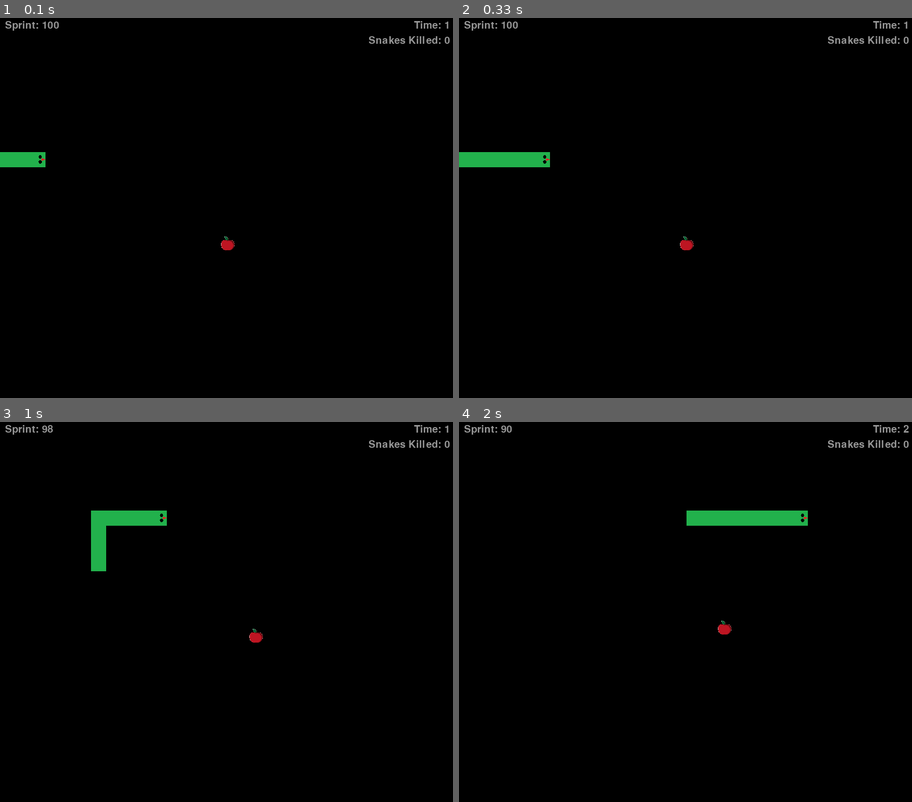
Above: before the commit, frames 1-4 (two rows, left to right).
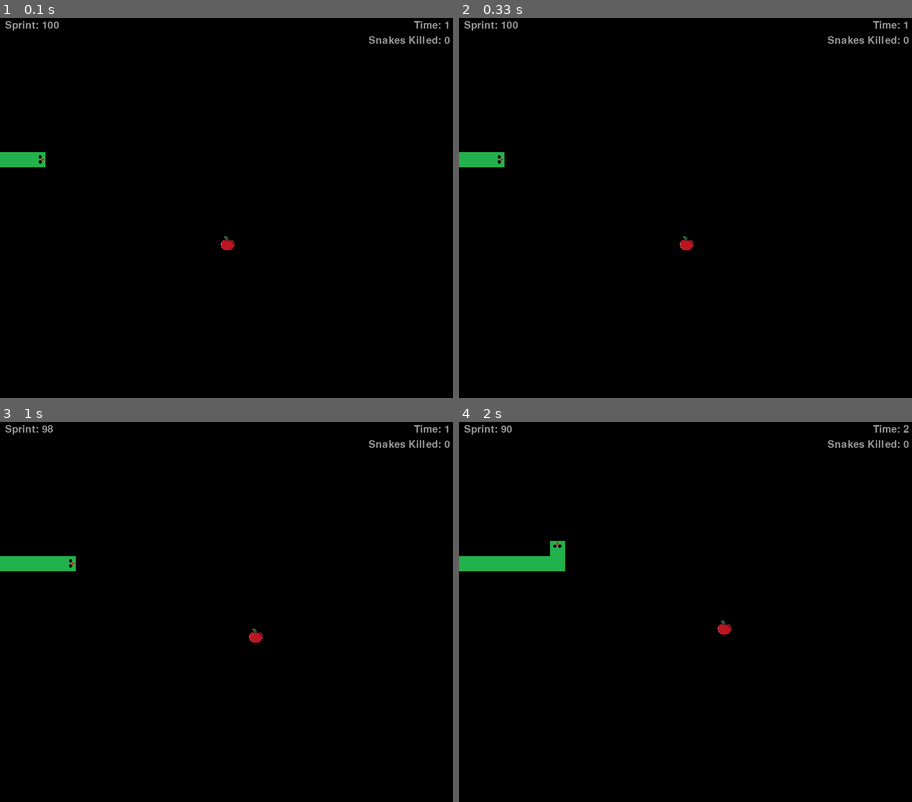
Above: after the commit, the same moments.

Repository: lorinzzz/cursed-snake-game
Game: pygame game, started from main.py
Same seed, same stepped clock (60 frames per second), same inputs: the game is played once before the commit and once after it.
Inputs:
- Up to frame 1 (0.1 s): no input
- Up to frame 2 (0.33 s): no input
- Up to frame 3 (1 s): hold D 0.33-0.8 s; hold W from 0.83 s (still down); tap Shift at 0.9 s
- Up to frame 4 (2 s): release W at 1.13 s; hold D 1.17-1.63 s; tap Shift at 1.23, 1.53, 1.73 s; hold A from 1.67 s (still down)

Frame 1 is identical in both runs. In frame 2, 0.4% of the frame differs, in the area x 8-21%, y 35-40%; in frame 3, 1.7%; in frame 4, 2.1%, in the area x 0-78%, y 23-40%.

Commit message:
circling ai finished

Diff:
--- a/main.py
+++ b/main.py
@@ -360,7 +360,7 @@
 
     end_game = 0
 
-    snake_speed = 5 # lower is faster
+    snake_speed = 20 # lower is faster
 
     food_bullets = []
     activate_bullet = 0
--- a/snake_ai.py
+++ b/snake_ai.py
@@ -30,6 +30,8 @@
         self.start_pos = [[0,0], [0,0]]
         self.circling_ai_initial_setup = 1
         self.circle_state = [0,0]
+        self.moves = [0,0]
+        self.total_revolutions = [0, 0]
 
         self.random_path_choice1 = random.choice([1,2,3])
         self.random_path_choice2 = random.choice([1,2,3])
@@ -303,19 +305,21 @@
         # mode parameter decides if its an ai for short or long snake length, 0 = short snake, 1 = long snake
         # supports up to two snakes
         # the radius of the circle will just be an offset from the width or height
-
         if i == 0:
             index = 0
         elif i == 1:
             index = 1
 
-        if setup_flag == 1 or self.revolutions[index] == 2: # get new offset and start position for snake
+        if setup_flag == 1 or self.revolutions[index] == self.total_revolutions[index]: # get new offset and start position for snake
             self.revolutions[index] = -1
             self.circle_state[index] = 0
             if mode == 0: # short snake
                 self.circular_offset[index] = random.choice(SHORT_OFFSET)
+                self.total_revolutions[index] =  random.randint(7, 15)    # 7-15 laps for short snake
             elif mode == 1: # long snake
                 self.circular_offset[index] = random.choice(LONG_OFFSET)
+                self.total_revolutions[index] =  random.randint(2, 7)    # 2-6 laps for long snake
+            print(self.total_revolutions[index], " revolutions")
             print(snakes[i][0].x, snakes[i][0].y)
             x_y_cord = []
             # create x cord on offset closest to snake
@@ -352,16 +356,33 @@
             print("in circle state")
             self.circle_state[index] = 1
 
-        direction = [0, 180, 90, 270]
-        corner_direction = [90, 180, 0, 270]
-        ccw = 0
-        if ccw == 1:
-            direction = [180, 0, 270, 90]
-            corner_direction = [180, 270, 90, 0]
+        # check if snake head in proximity with food, (within 4 blocks away)
+        if food.x >= snakes[i][0].x - 120 and food.x <= snakes[i][0].x + 150 and food.y >= snakes[i][0].y - 120 and food.y <= snakes[i][0].y + 150:
+            self.circle_state[index] = 3 # kill mode
+            print("circling snake in kill mode!")
+
+        if self.circle_state[index] == 3: # kill food
+            direction_to_append = self.shortest_path_ai(snakes, food, i)
+            self.moves[index] += 1
+
+        if self.moves[index] == 25:
+            self.moves[index] = 0
+            self.circle_state[index] = 0
+            self.revolutions[index] == self.total_revolutions[index]
+
 
         # check if snakes is at corner before deciding whether to go up down left or right
         # check if snake is not in corner and on vertical or horizontal offset border line
         if self.circle_state[index] == 1:
+
+            ccw = 0
+            if ccw == 1:
+                direction = [180, 0, 270, 90]
+                corner_direction = [180, 270, 90, 0]
+            else:
+                direction = [0, 180, 90, 270]
+                corner_direction = [90, 180, 0, 270]
+
             print(snakes[i][0].x, snakes[i][0].y)
             if snakes[i][0].x != self.circular_offset[index] and snakes[i][0].x != WIDTH - self.circular_offset[index]: # this means snake is right on horizontal border of offset so must go left or right
                 # GOING CW for now
@@ -393,7 +414,4 @@
                 print(self.revolutions[index])
         return direction_to_append
 
-
-
-
     #7/22/21 1:30am - note: consider adding "coin" pickups on the window to increase score, gives player an incentive to move around to specific locatins and take risks
